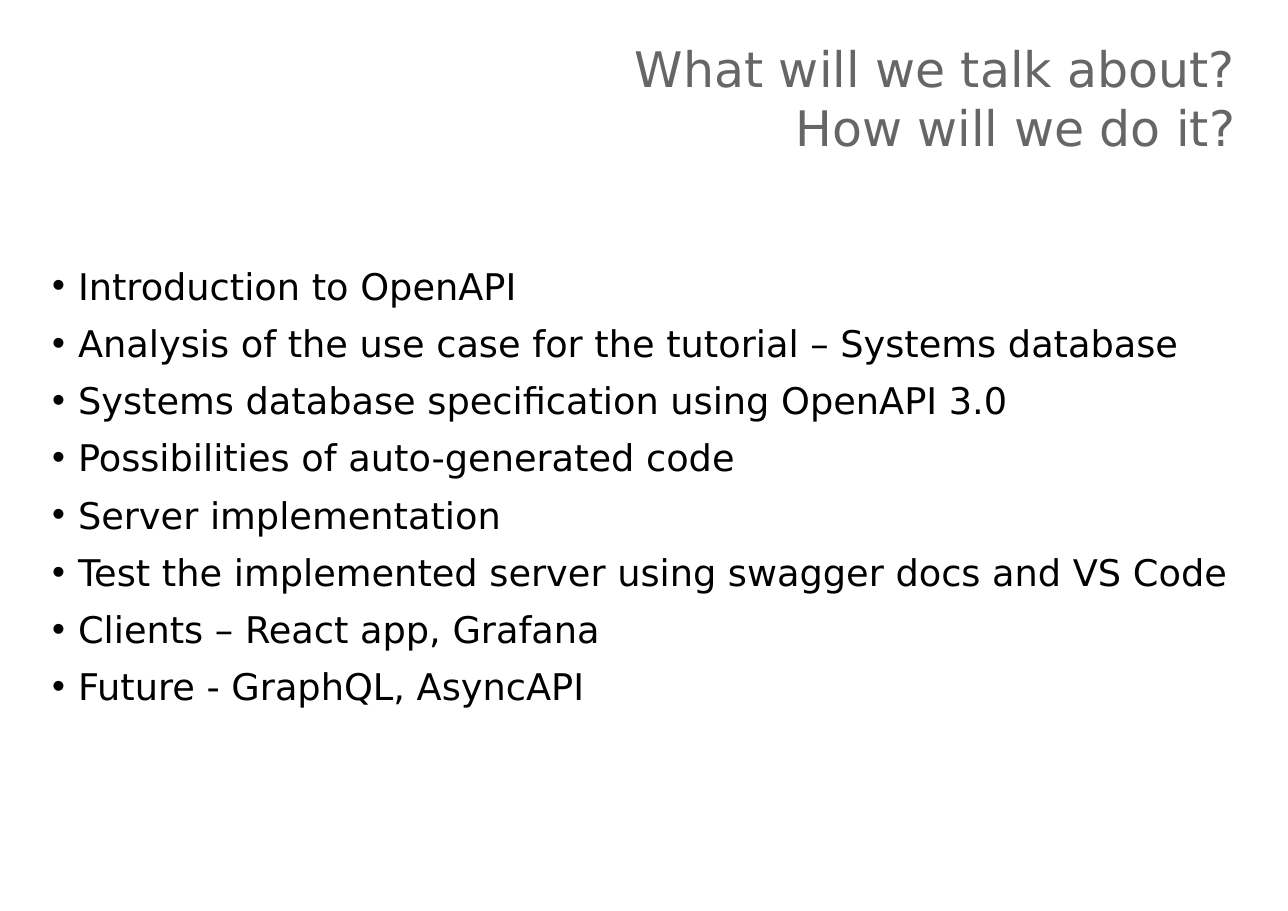
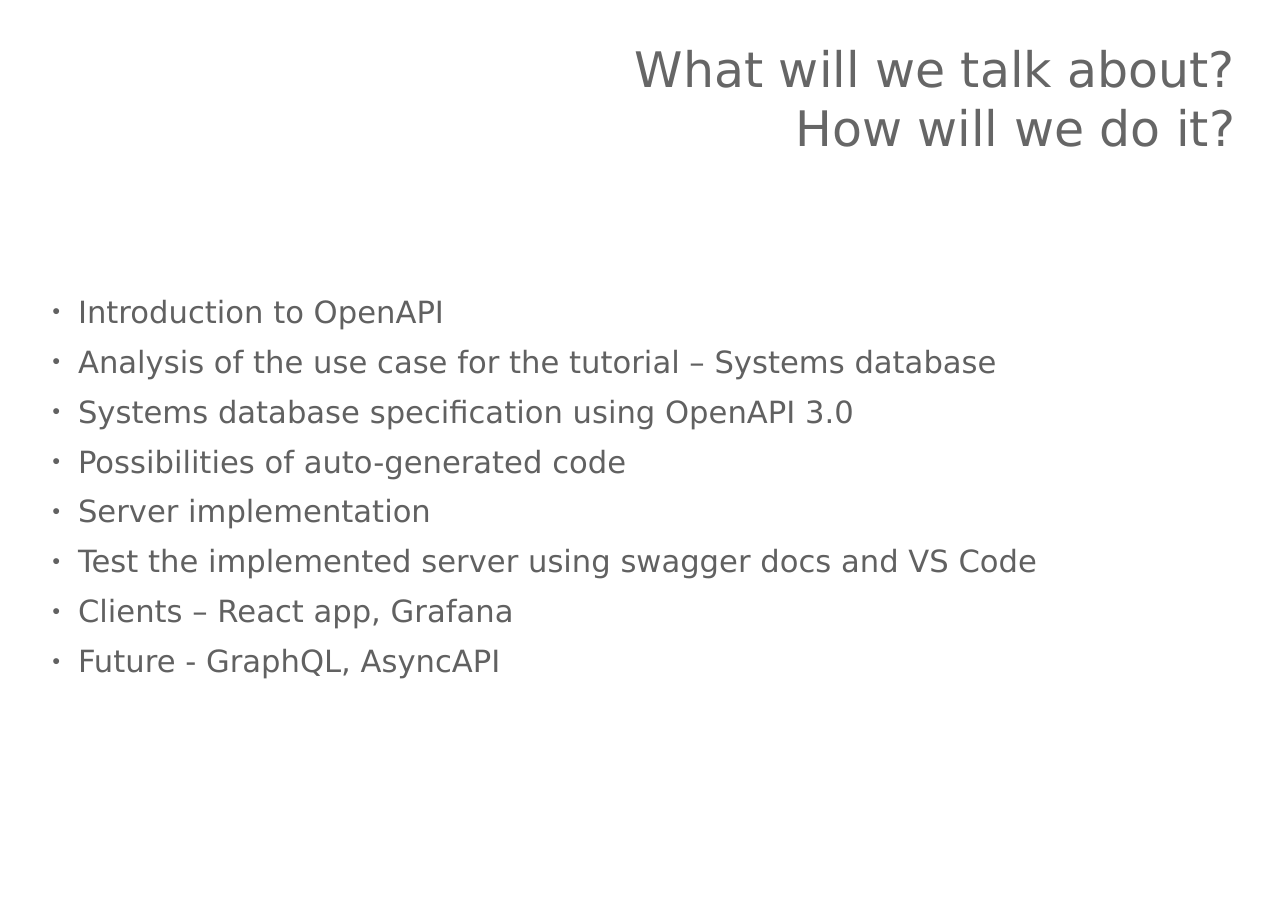
Before and after one commit to svachaj/OpenAPI-Tutorial, a slide deck: slide 2 of PCaPAC-tutorial-openapi.pptx. Drawn at 1288x911 pixels with LibreOffice and Linux fonts; fonts in the diff are those of the drawing; background and template pictures are left out. Boxes give left, top, right and bottom in pixels: in the first picture for what was removed or moved away, otherwise in the second. Text is boxed around its words. In the diff, an @@ line names an element or a change of style, - is before the commit and + after.

Commit message:
add react client and docs

```diff
--- a/PCaPAC-tutorial-openapi.pptx
+++ b/PCaPAC-tutorial-openapi.pptx
@@ text "Introduction to OpenAPI" at (78, 299, 1037, 679): size 24 to 20 pt, text colour #000000 to #616161; bullet • to ●; bullet colour #000000 to #616161 @@
```
Also in this commit, not shown: 4 other slides changed, 1 slide added, 23 other files.
